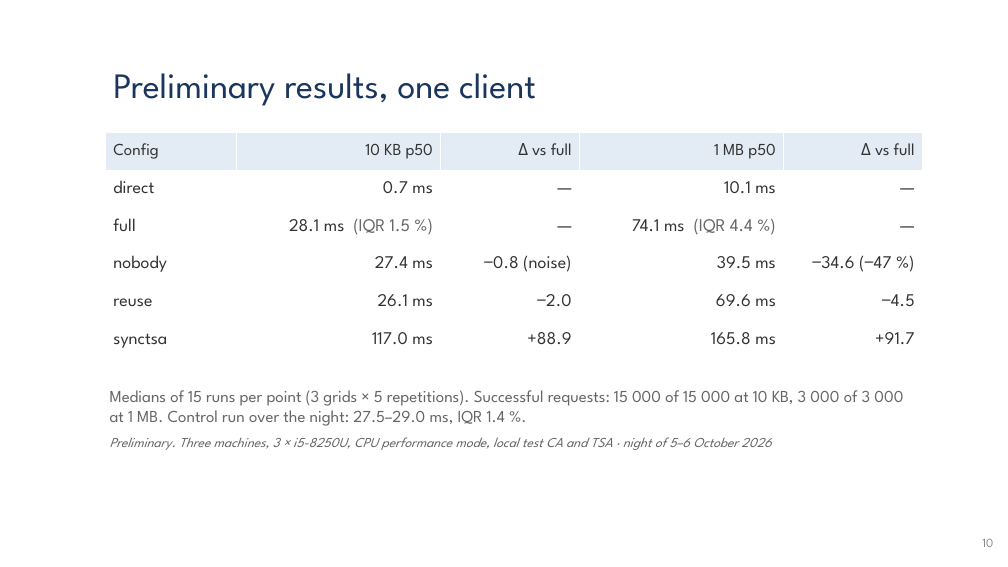
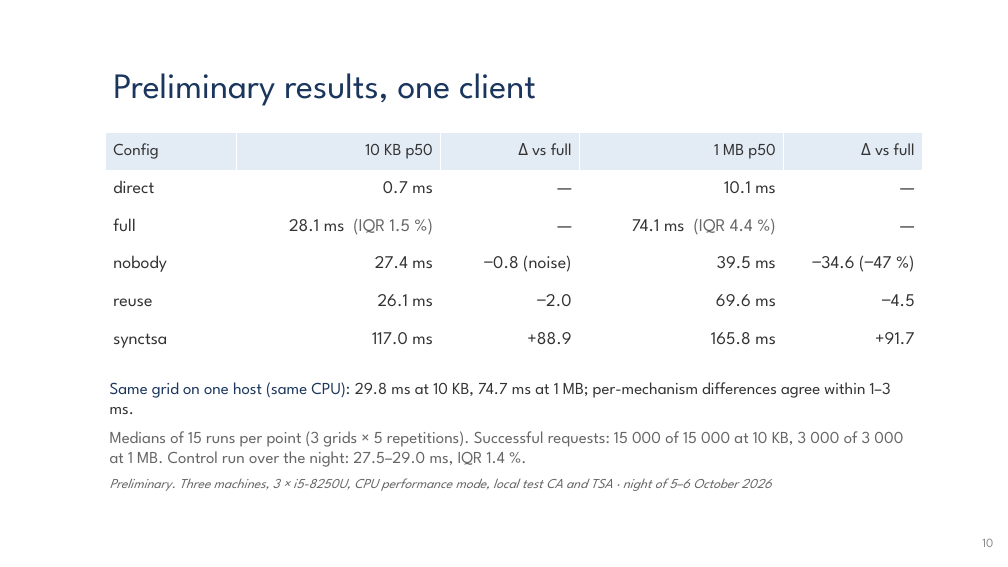
Before and after one commit to Krios39/study, a slide deck: slide 10 of 1_semester/distributed_systems_seminar/Research and initial Literature Review.pptx. Drawn at 1008x567 pixels with LibreOffice and Linux fonts; fonts in the diff are those of the drawing; background and template pictures are left out. Boxes give left, top, right and bottom in pixels: in the first picture for what was removed or moved away, otherwise in the second. Text is boxed around its words. In the diff, an @@ line names an element or a change of style, - is before the commit and + after.

```diff
--- a/1_semester/distributed_systems_seminar/Research and initial Literature Review.pptx
+++ b/1_semester/distributed_systems_seminar/Research and initial Literature Review.pptx
@@ text "Same grid on one host ...": place and size @@
-text "Same grid on one host ..." at box(110, 390, 903, 450)
+text "Same grid on one host ..." at box(110, 382, 903, 491)
@@ text at box(110, 382, 891, 414): paragraph added @@
+Same grid on one host (same CPU): 29.8 ms at 10 KB, 74.7 ms at 1 MB; per-mechanism differences agree within 1–3 ms.
```
Also in this commit, not shown: 4 other slides changed, 1 other file.
